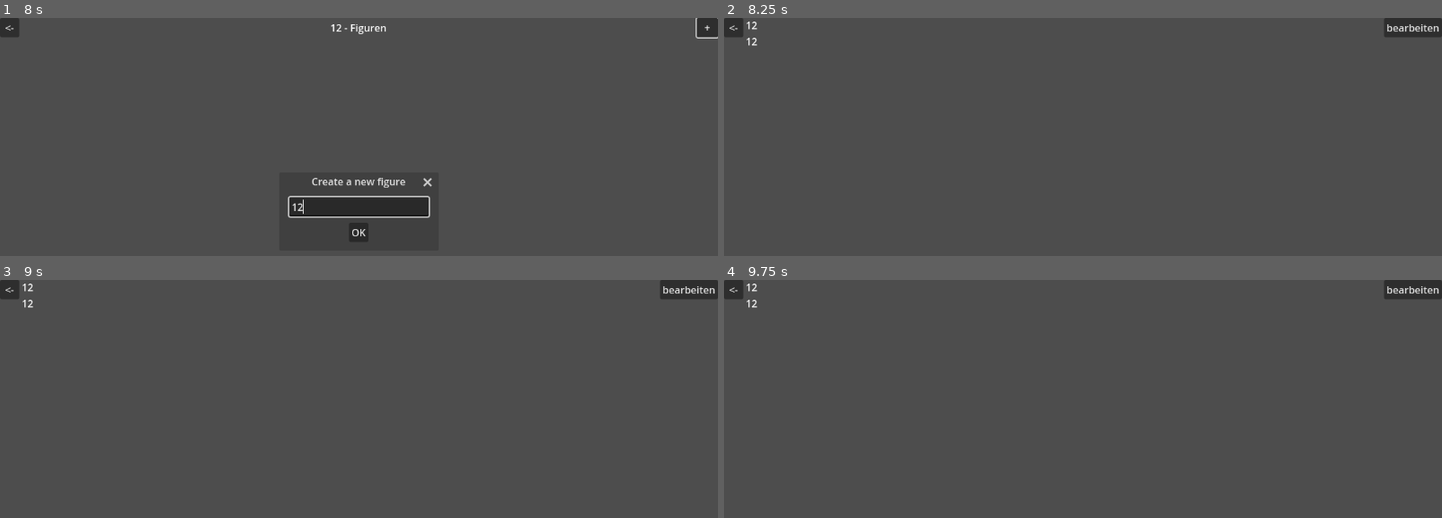
Above: before the commit, frames 1-4 (two rows, left to right).
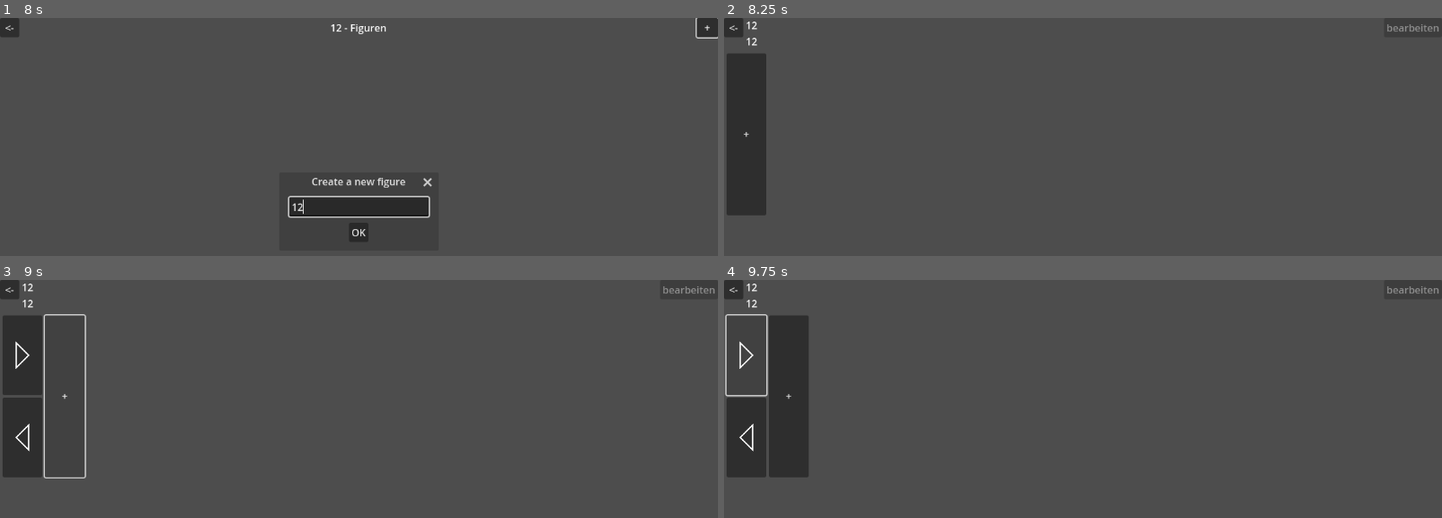
Above: after the commit, the same moments.

Repository: Calabiyaur/Dance-Notation
Game: Godot game, scene res://App.tscn
The game is run twice, just before and just after one commit, with the same random seed, the same clock (stepped at 60 frames per second) and the same inputs.
Inputs (mouse positions are in pixels of both pictures, inside the frame that each line leads up to):
- Up to frame 1 (8 s): click "+" at 0.5 s; click (359, 206) at 1.27 s; type "12" at 1.35 s; click "OK" at 2 s; click "<-" at 2.75 s; click "+" at 3.5 s; click (359, 206) at 4.27 s; type "12" at 4.35 s; click "OK" at 5 s; click "Figuren" at 5.75 s; click "+" at 6.5 s; click (359, 206) at 7.27 s; type "12" at 7.35 s
- Up to frame 2 (8.25 s): click "OK" at 8 s
- Up to frame 3 (9 s): click (21, 396) at 8.75 s, where only the run after the commit has a clickable "+"
- Up to frame 4 (9.75 s): click (745, 356) at 9.52 s

Frame 1 is identical in both runs. In frame 2, 3.8% of the frame differs, in the area x 0-100%, y 2-83%; in frame 3, 4.2%; in frame 4, 5.9%.

Commit message:
Add steps

Diff:
--- /dev/null
+++ b/BiStep.gd
@@ -0,0 +1,7 @@
+class_name BiStep
+extends Resource
+
+
+@export var duration: float = 1
+@export var lead: Step = Step.new()
+@export var follow: Step = Step.new()
--- /dev/null
+++ b/BiStep.tscn
@@ -0,0 +1,15 @@
+[gd_scene load_steps=3 format=3 uid="uid://dfi7lq1dwbacn"]
+
+[ext_resource type="Script" uid="uid://jngtqsjv6te2" path="res://BiStepScene.gd" id="1_d85q0"]
+[ext_resource type="PackedScene" uid="uid://b2oklcb2h5gq" path="res://Step.tscn" id="2_d8uvj"]
+
+[node name="Step" type="VBoxContainer"]
+offset_right = 8.0
+offset_bottom = 8.0
+script = ExtResource("1_d85q0")
+
+[node name="Lead" parent="." instance=ExtResource("2_d8uvj")]
+layout_mode = 2
+
+[node name="Follow" parent="." instance=ExtResource("2_d8uvj")]
+layout_mode = 2
--- /dev/null
+++ b/BiStepScene.gd
@@ -0,0 +1,9 @@
+extends VBoxContainer
+
+
+var step: BiStep = BiStep.new()
+
+
+func _ready() -> void:
+	$Lead.step = step.lead
+	$Follow.step = step.follow
--- a/Figure.gd
+++ b/Figure.gd
@@ -3,4 +3,4 @@
 
 
 @export var name: String
-@export var steps: Array[Step]
+@export var steps: Array[BiStep]
--- a/Figure.tscn
+++ b/Figure.tscn
@@ -31,11 +31,38 @@
 layout_mode = 2
 size_flags_horizontal = 8
 size_flags_vertical = 0
+disabled = true
 text = "bearbeiten"
 
-[node name="Steps" type="HFlowContainer" parent="."]
+[node name="VSplitContainer" type="VSplitContainer" parent="."]
 layout_mode = 2
+size_flags_vertical = 3
 
-[node name="Step" type="Control" parent="Steps"]
-custom_minimum_size = Vector2(100, 100)
+[node name="ScrollContainer" type="ScrollContainer" parent="VSplitContainer"]
 layout_mode = 2
+size_flags_vertical = 3
+horizontal_scroll_mode = 0
+
+[node name="MarginContainer" type="MarginContainer" parent="VSplitContainer/ScrollContainer"]
+layout_mode = 2
+size_flags_horizontal = 3
+size_flags_vertical = 3
+theme_override_constants/margin_left = 4
+theme_override_constants/margin_top = 4
+theme_override_constants/margin_right = 4
+theme_override_constants/margin_bottom = 4
+
+[node name="Steps" type="HFlowContainer" parent="VSplitContainer/ScrollContainer/MarginContainer"]
+unique_name_in_owner = true
+layout_mode = 2
+size_flags_horizontal = 3
+size_flags_vertical = 3
+
+[node name="Add" type="Button" parent="VSplitContainer/ScrollContainer/MarginContainer/Steps"]
+custom_minimum_size = Vector2(64, 260)
+layout_mode = 2
+text = "  +  "
+
+[node name="Details" type="VBoxContainer" parent="VSplitContainer"]
+visible = false
+layout_mode = 2
--- a/FigureScene.gd
+++ b/FigureScene.gd
@@ -10,6 +10,15 @@
 		SceneSwitcher.switch_to("res://Figures.tscn", func(scene): scene.set_dance(dance))
 	)
 	$Header/Title.text = dance.name + "\n" + figure.name
+	%Steps/Add.pressed.connect(add_new_step)
+
+
+func add_new_step():
+	var step = preload("res://BiStep.tscn").instantiate()
+	step.step.lead.right_foot = Foot.new()
+	step.step.follow.left_foot = Foot.new()
+	%Steps.add_child(step)
+	%Steps.move_child(step, %Steps.get_child_count() - 2)
 
 
 func set_dance(dance: Dance):
--- /dev/null
+++ b/Foot.gd
@@ -0,0 +1,6 @@
+class_name Foot
+extends Resource
+
+
+@export var direction: float = 0
+@export var length: float = 1
--- a/Step.gd
+++ b/Step.gd
@@ -1,2 +1,10 @@
 class_name Step
 extends Resource
+
+
+@export var left_foot: Foot
+@export var right_foot: Foot
+
+@export var full_body_rotation: float = 0
+@export var upper_body_rotation: float = 0
+@export var head_rotation: float = 0
--- /dev/null
+++ b/Step.tscn
@@ -0,0 +1,7 @@
+[gd_scene load_steps=2 format=3 uid="uid://b2oklcb2h5gq"]
+
+[ext_resource type="Script" uid="uid://co01o4brrq73h" path="res://StepScene.gd" id="1_d85q0"]
+
+[node name="Lead" type="Button"]
+custom_minimum_size = Vector2(64, 128)
+script = ExtResource("1_d85q0")
--- /dev/null
+++ b/StepScene.gd
@@ -0,0 +1,21 @@
+extends Button
+
+
+var step: Step
+
+
+func _draw() -> void:
+	var center: Vector2 = size / 2
+	if step.right_foot:
+		center.x -= 10
+	if step.left_foot:
+		center.x += 10
+
+	var foot_points: PackedVector2Array = []
+	if step.right_foot:
+		foot_points.append_array([center + Vector2(0, 20), center + Vector2(0, -20), center + Vector2(20, 0), center + Vector2(0, 20)])
+	if step.left_foot:
+		foot_points.append_array([center + Vector2(0, 20), center + Vector2(0, -20), center + Vector2(-20, 0), center + Vector2(0, 20)])
+
+	if foot_points.size() > 0:
+		draw_polyline(foot_points, Color.WHITE, 2)
--- a/project.godot
+++ b/project.godot
@@ -20,6 +20,10 @@
 Data="*res://Data.gd"
 SceneSwitcher="*res://SceneSwitcher.gd"
 
+[display]
+
+window/stretch/aspect="expand"
+
 [rendering]
 
 renderer/rendering_method="gl_compatibility"
Not shown, added: BiStep.gd.uid
Not shown, added: BiStepScene.gd.uid
Not shown, added: Foot.gd.uid
Not shown, added: StepScene.gd.uid
